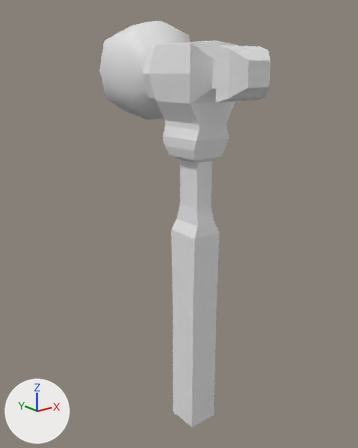
A saved change to the FBX model Res/BlenderSrc/Hammer.fbx.
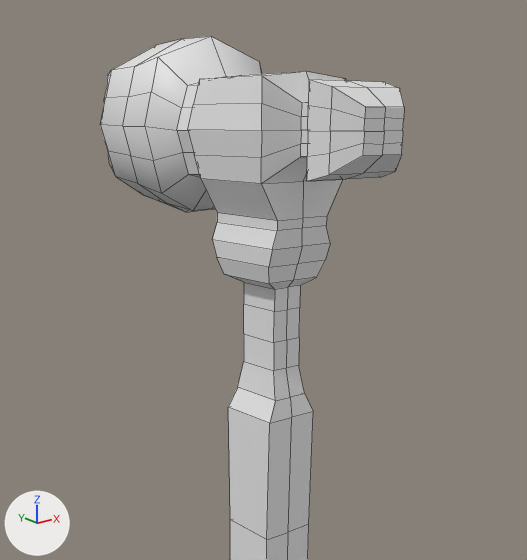
Each version appears first whole from a camera (50 mm lens) standing at (-0.18, -0.21, 0.139) and looking at (0.004, 0.019, 0.047), and next in a close-up on the part from 12% to 95% of the width and 0% to 71% of the height. Every picture has the same lights, and +X, +Y and +Z are marked at lower left. The close-ups show mesh edges as thin lines. Where no turn or scale is listed for an object, it has been applied to the vertices.
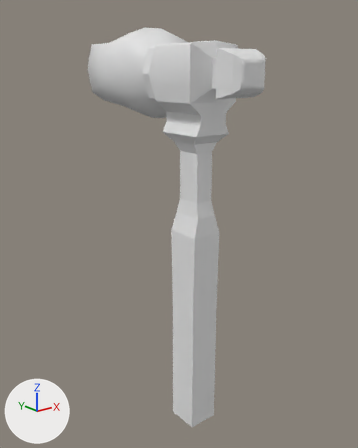
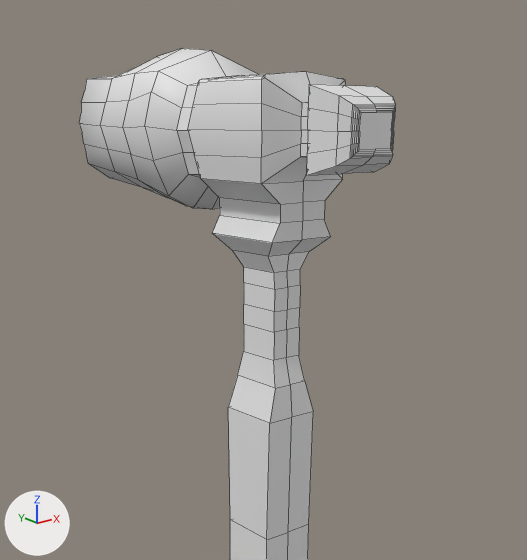
Pixel boxes (x1, y1, x2, y2) of what changed, in the close-ups (527 x 560 px):
'Cube', reshaped
    before: (100, 36, 404, 560)
    after: (79, 48, 395, 560)
part 1 of me_cube, built on
    before: (100, 36, 404, 423)
    after: (79, 48, 395, 423)

The change, as a list of edits to the scene's bpy script:
```text
Change me_cube:
    used by ob_cube; location = (0.0, 0.0, 0.0)
    remove me_cube.from_pydata(...)  # 270 vertices, 251 faces; spans x -0.026..0.026, y -0.045..0.077, z -0.078..0.165
    add me_cube.from_pydata(...)  # 339 vertices, 316 faces; spans x -0.026..0.026, y -0.042..0.087, z -0.078..0.162
    me_cube part 1
    17 vertices are removed from x -0.016..0.016, y -0.045..0.015, z 0.103..0.151
    42 faces are deleted
    12 vertices in x -0.006..0.006, y -0.01..0.009, z 0.055..0.073 move by (0.0, 0.0, 0.004)
    10 vertices in x -0.012..0.012, y -0.014..0.061, z 0.103..0.114 move by (0.0, 0.0, 0.002)
    8 vertices in x -0.021..0.021, y 0.03..0.061, z 0.111..0.129 move by (0.0, 0.0, 0.001)
    8 vertices in x -0.005..0.005, y -0.038..0.061, z 0.064..0.125 move by (0.0, 0.0, 0.003)
    4 vertices in x -0.021..0.021, y 0.046..0.061, z 0.146 move by (0.0, 0.0, -0.001)
    3 vertices in x -0.019..0.019, y -0.038..0.046, z 0.147..0.155 move by (0.0, 0.0, -0.002)
    85 vertices move from x -0.02..0.02, y -0.045..0.077, z 0.092..0.165 to x -0.02..0.02, y -0.041..0.087, z 0.095..0.162
    80 vertices are added at x -0.016..0.016, y -0.042..0.015, z 0.105..0.151
    6 new vertices lie (0.0, 0.029, 0.0) away from vertices in x -0.016..0.016, y -0.014, z 0.15..0.151
    107 new faces join them
```
